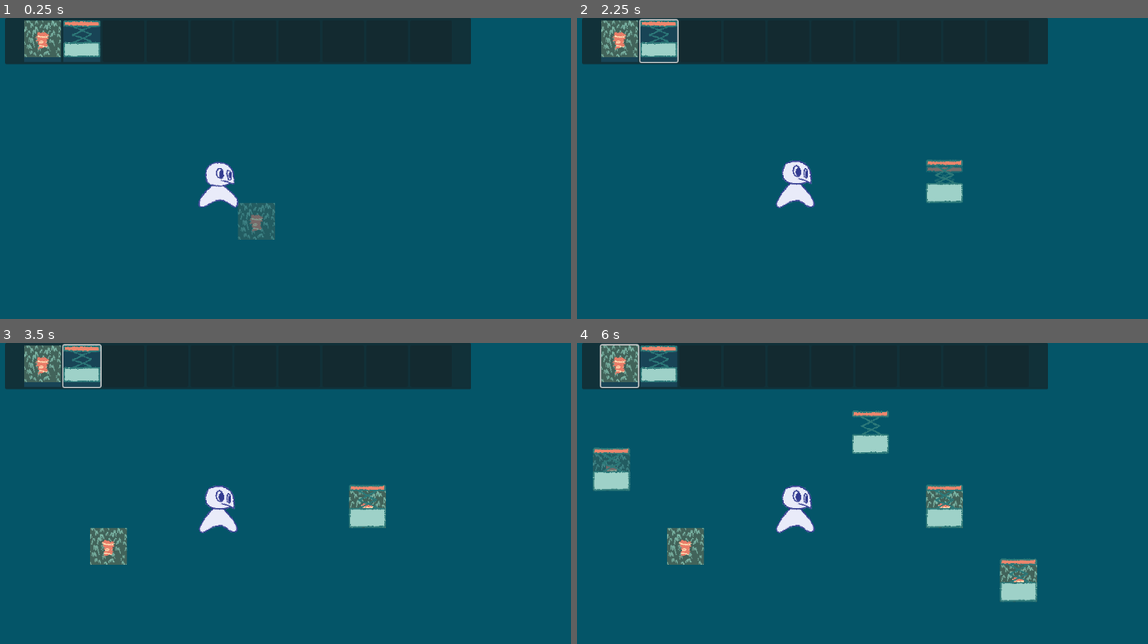
Above: before the commit, frames 1-4 (two rows, left to right).
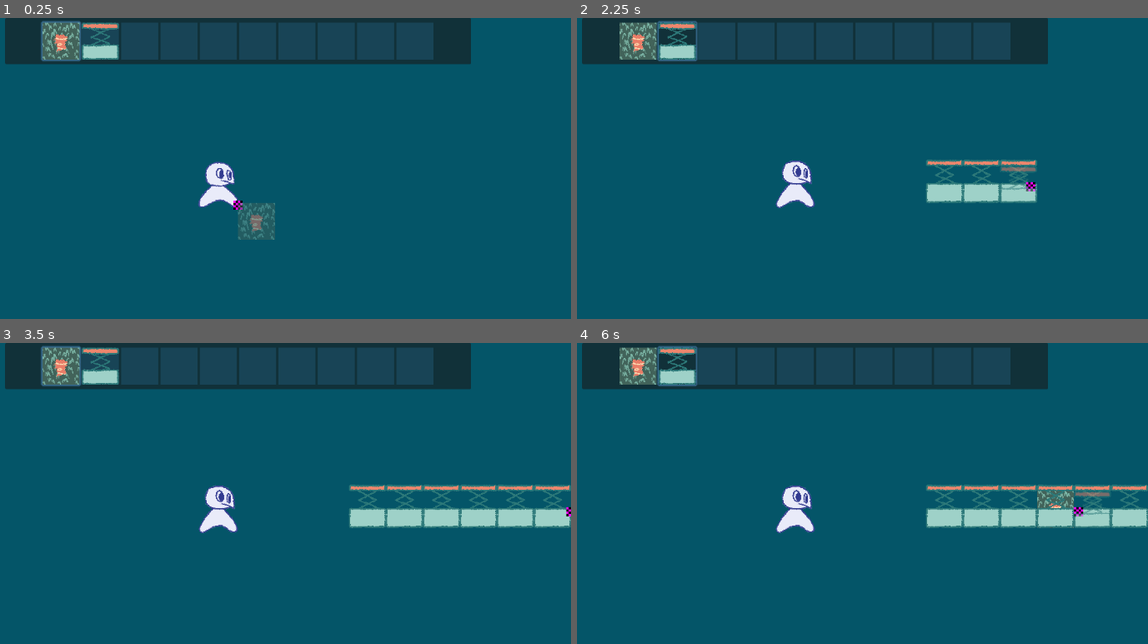
Above: after the commit, the same moments.

Repository: Nelbaiady/level-designer-project
Game: Godot game, scene res://Scenes/editor.tscn
Two runs of this game, one before a commit and one after it. Both use one fixed random seed, a clock stepped at 60 frames per second and the inputs below.
Inputs (mouse positions are in pixels of both pictures, inside the frame that each line leads up to; where the layout moved, square brackets give the same spot in the first picture):
- Up to frame 1 (0.25 s): no input
- Up to frame 2 (2.25 s): click (639, 42) [616, 42] at 0.5 s; click (679, 42) [656, 42] at 1.25 s; move the mouse to (959, 186) at 2.02 s; press the mouse at (959, 186) at 2.03 s; hold Right (right) from 2.03 s (still down)
- Up to frame 3 (3.5 s): keep holding Right (right); tap X (jump) at 2.27, 3.02 s; tap Mouse wheel down (scrollDown) at 2.3, 2.85 s; move the mouse to (102, 547) at 2.77 s; release the mouse at (102, 547) at 2.78 s; tap Mouse wheel up (scrollUp) at 3.05 s
- Up to frame 4 (6 s): move the mouse to (879, 448) at 3.52 s; release Right (right) at 3.53 s; hold Left (left) 3.53-4.28 s; hold Mouse wheel up (scrollUp) 3.53-4.28 s; click (879, 448) at 3.8 s; move the mouse to (782, 604) at 4.27 s; hold Right (right) 4.28-5.78 s; tap E (erase) at 4.35 s; tap X (jump) at 4.52, 5.27 s; tap Mouse wheel down (scrollDown) at 4.55, 5.85 s; move the mouse to (1016, 586) at 5.02 s; press the mouse at (1016, 586) at 5.03 s; tap Mouse wheel up (scrollUp) at 5.3 s; move the mouse to (616, 475) at 5.77 s; release the mouse at (616, 475) at 5.78 s; hold Left (left) from 5.78 s (still down)

The runs differ from the first frame. In frame 1, 8.2% of the frame differs, in the area x 4-76%, y 0-64%; in frame 2, 9.6%; in frame 3, 12%; in frame 4, 15%, in the area x 2-100%, y 0-87%.

Commit message:
Controller cursor controls
-polished hotbar theme a bit
-made sure items cannot be placed when the cursor is off-screen
-cursor can now be controlled using controller, with a placeholder cursor sprite

Diff:
--- a/Scenes/UI/UItheme.tres
+++ b/Scenes/UI/UItheme.tres
@@ -1,6 +1,7 @@
-[gd_resource type="Theme" load_steps=3 format=3 uid="uid://crsgo6pa7nv5x"]
+[gd_resource type="Theme" load_steps=4 format=3 uid="uid://crsgo6pa7nv5x"]
 
 [ext_resource type="StyleBox" uid="uid://2d8f8r0eokfr" path="res://Scenes/UI/theme/hotbarButton.tres" id="1_ten13"]
+[ext_resource type="StyleBox" uid="uid://b18enm6ojxqlp" path="res://Scenes/UI/theme/hotbarButton/pressedHotbarButton.tres" id="2_1unef"]
 
 [sub_resource type="FontVariation" id="FontVariation_1unef"]
 spacing_bottom = -12
@@ -10,3 +11,9 @@
 Button/fonts/font = SubResource("FontVariation_1unef")
 Button/styles/normal = ExtResource("1_ten13")
 hotbarButton/base_type = &"Button"
+hotbarButton/styles/disabled = ExtResource("1_ten13")
+hotbarButton/styles/focus = ExtResource("1_ten13")
+hotbarButton/styles/hover = ExtResource("1_ten13")
+hotbarButton/styles/hover_pressed = ExtResource("2_1unef")
+hotbarButton/styles/normal = ExtResource("1_ten13")
+hotbarButton/styles/pressed = ExtResource("2_1unef")
--- a/Scenes/UI/hotbar.tscn
+++ b/Scenes/UI/hotbar.tscn
@@ -1,6 +1,7 @@
-[gd_scene load_steps=4 format=3 uid="uid://dgdnl8mwnjivp"]
+[gd_scene load_steps=5 format=3 uid="uid://dgdnl8mwnjivp"]
 
 [ext_resource type="Theme" uid="uid://crsgo6pa7nv5x" path="res://Scenes/UI/UItheme.tres" id="1_26udg"]
+[ext_resource type="Texture2D" uid="uid://b8e50snng4jjw" path="res://Scenes/Items/Terrain/grass/grassIcon.png" id="2_26udg"]
 [ext_resource type="Script" uid="uid://bre0ft12l6is3" path="res://Scenes/UI/hotbarButton.gd" id="2_sk345"]
 [ext_resource type="Texture2D" uid="uid://de1p8l0t4qll7" path="res://Scenes/UI/emptyIcon.png" id="4_26udg"]
 
@@ -39,18 +40,21 @@
 
 [node name="Button" type="Button" parent="Panel/HBoxContainer"]
 layout_mode = 2
+focus_mode = 0
 theme = ExtResource("1_26udg")
-theme_type_variation = &"InventoryButton"
-icon = ExtResource("4_26udg")
-autowrap_mode = 2
+theme_type_variation = &"hotbarButton"
+toggle_mode = true
+icon = ExtResource("2_26udg")
 icon_alignment = 1
 vertical_icon_alignment = 0
 script = ExtResource("2_sk345")
 
 [node name="Button2" type="Button" parent="Panel/HBoxContainer"]
 layout_mode = 2
+focus_mode = 0
 theme = ExtResource("1_26udg")
-theme_type_variation = &"InventoryButton"
+theme_type_variation = &"hotbarButton"
+toggle_mode = true
 icon = ExtResource("4_26udg")
 autowrap_mode = 2
 icon_alignment = 1
@@ -60,8 +64,10 @@
 
 [node name="Button3" type="Button" parent="Panel/HBoxContainer"]
 layout_mode = 2
+focus_mode = 0
 theme = ExtResource("1_26udg")
-theme_type_variation = &"InventoryButton"
+theme_type_variation = &"hotbarButton"
+toggle_mode = true
 icon = ExtResource("4_26udg")
 autowrap_mode = 2
 icon_alignment = 1
@@ -71,8 +77,10 @@
 
 [node name="Button4" type="Button" parent="Panel/HBoxContainer"]
 layout_mode = 2
+focus_mode = 0
 theme = ExtResource("1_26udg")
-theme_type_variation = &"InventoryButton"
+theme_type_variation = &"hotbarButton"
+toggle_mode = true
 icon = ExtResource("4_26udg")
 autowrap_mode = 2
 icon_alignment = 1
@@ -82,8 +90,10 @@
 
 [node name="Button5" type="Button" parent="Panel/HBoxContainer"]
 layout_mode = 2
+focus_mode = 0
 theme = ExtResource("1_26udg")
-theme_type_variation = &"InventoryButton"
+theme_type_variation = &"hotbarButton"
+toggle_mode = true
 icon = ExtResource("4_26udg")
 autowrap_mode = 2
 icon_alignment = 1
@@ -93,8 +103,10 @@
 
 [node name="Button6" type="Button" parent="Panel/HBoxContainer"]
 layout_mode = 2
+focus_mode = 0
 theme = ExtResource("1_26udg")
-theme_type_variation = &"InventoryButton"
+theme_type_variation = &"hotbarButton"
+toggle_mode = true
 icon = ExtResource("4_26udg")
 autowrap_mode = 2
 icon_alignment = 1
@@ -104,8 +116,10 @@
 
 [node name="Button7" type="Button" parent="Panel/HBoxContainer"]
 layout_mode = 2
+focus_mode = 0
 theme = ExtResource("1_26udg")
-theme_type_variation = &"InventoryButton"
+theme_type_variation = &"hotbarButton"
+toggle_mode = true
 icon = ExtResource("4_26udg")
 autowrap_mode = 2
 icon_alignment = 1
@@ -115,8 +129,10 @@
 
 [node name="Button8" type="Button" parent="Panel/HBoxContainer"]
 layout_mode = 2
+focus_mode = 0
 theme = ExtResource("1_26udg")
-theme_type_variation = &"InventoryButton"
+theme_type_variation = &"hotbarButton"
+toggle_mode = true
 icon = ExtResource("4_26udg")
 autowrap_mode = 2
 icon_alignment = 1
@@ -126,8 +142,10 @@
 
 [node name="Button9" type="Button" parent="Panel/HBoxContainer"]
 layout_mode = 2
+focus_mode = 0
 theme = ExtResource("1_26udg")
-theme_type_variation = &"InventoryButton"
+theme_type_variation = &"hotbarButton"
+toggle_mode = true
 icon = ExtResource("4_26udg")
 autowrap_mode = 2
 icon_alignment = 1
@@ -137,8 +155,10 @@
 
 [node name="Button10" type="Button" parent="Panel/HBoxContainer"]
 layout_mode = 2
+focus_mode = 0
 theme = ExtResource("1_26udg")
-theme_type_variation = &"InventoryButton"
+theme_type_variation = &"hotbarButton"
+toggle_mode = true
 icon = ExtResource("4_26udg")
 autowrap_mode = 2
 icon_alignment = 1
--- a/Scenes/UI/hotbarButton.gd
+++ b/Scenes/UI/hotbarButton.gd
@@ -7,20 +7,26 @@
 	globalEditor.updateHotbar.connect(updateButton)
 	globalEditor.updateHotbarSelection.connect(updateSelected)
 	globalEditor.updateHotbarUI()
+	updateSelected(globalEditor.hotbarIndex)
 
 func updateButton(hotbarIndex:int, item:Item):
 	if hotbarIndex == index:
 		if item:
 			icon = item.texture
 			disabled = false
-			focus_mode = Control.FOCUS_ALL
+			#focus_mode = Control.FOCUS_ALL
+			#button_pressed = true
 		else:
 			icon = emptyIcon
 			disabled = true
-			focus_mode = Control.FOCUS_NONE
+			#focus_mode = Control.FOCUS_NONE
+			button_pressed = false
 
 func updateSelected(hotbarIndex:int):
 	if hotbarIndex == index:
-		grab_focus()
+		#grab_focus()
+		button_pressed = true
+	else:
+		button_pressed = false
 func _pressed() -> void:
 	globalEditor.setHotbarIndex(index)
--- /dev/null
+++ b/Scenes/UI/theme/hotbarButton/pressedHotbarButton.tres
@@ -0,0 +1,6 @@
+[gd_resource type="StyleBoxFlat" format=3 uid="uid://b18enm6ojxqlp"]
+
+[resource]
+draw_center = false
+shadow_color = Color(0.39086172, 0.688511, 0.95175344, 0.6)
+shadow_size = 4
--- a/Scenes/camera_2d.gd
+++ b/Scenes/camera_2d.gd
@@ -15,45 +15,11 @@
 func _ready() -> void:
 	globalEditor.connect("resetStage",resetCamera)
 
-#func _input(event: InputEvent) -> void:
-	#if globalEditor.isEditing:
-		#if event.is_action_pressed("up"):
-			#heldDirName = "up"
-			#holdTimer=0
-			#heldDir = Vector2(0,-tileSize)
-			#transLateCamera(heldDir)
-		#if event.is_action_pressed("down"):
-			#heldDirName = "down"
-			#holdTimer=0
-			#heldDir = Vector2(0,tileSize)
-			#transLateCamera(heldDir)
-		#if event.is_action_pressed("left"):
-			#heldDirName = "left"
-			#holdTimer=0
-			#heldDir = Vector2(-tileSize,0)
-			#transLateCamera(heldDir)
-		#if event.is_action_pressed("right"):
-			#heldDirName = "right"
-			#holdTimer=0
-			#heldDir = Vector2(tileSize,0)
-			#transLateCamera(heldDir)
-
 func resetCamera():
 	position = Vector2(576,324)
 
-func _physics_process(delta: float) -> void:
+func _physics_process(_delta: float) -> void:
 	transLateCamera(Input.get_vector("rLeft","rRight","rUp","rDown")*25)
-	#if heldDirName != "":
-		#holdTimer+=delta
-		#if holdTimer>=holdThreshold:
-			#if holdTimer >= nextHoldStepTarget:
-				#nextHoldStepTarget += holdStepThreshold
-				#transLateCamera(heldDir)
-		#if Input.is_action_just_released(heldDirName):
-			#holdTimer = 0
-			#heldDirName = ""
-			#heldDir = Vector2.ZERO
-			#nextHoldStepTarget = holdThreshold
 
 	if !globalEditor.isEditing:
 		position = player.position
--- a/Scenes/cursor.gd
+++ b/Scenes/cursor.gd
@@ -1,7 +1,40 @@
 extends Node2D
 
+var cursorMoveVector:Vector2
+var mousePosition:Vector2
+@export var cursorMoveSpeed: int = 10
+var cursorOnScreen: bool = false
+var prioritizeController:bool = false
+
+@onready var itemIcon: TextureRect = $"../../cursorItemIcon"
+
+#func _ready() -> void:
+	#mousePosition = get_viewport().get_mouse_position()
+	#position = get_viewport().get_mouse_position()
 #func _input(event: InputEvent) -> void:
 	#if event is InputEventMouseMotion:
 		#position = get_global_mouse_position()
-func _process(delta: float) -> void:
-	position = get_global_mouse_position()
+func _process(_delta: float) -> void:
+
+	if get_viewport().get_mouse_position() != mousePosition and !prioritizeController:
+		#print(get_viewport().get_mouse_position(), "    ", mousePosition)
+		position = get_global_mouse_position()
+		mousePosition = get_viewport().get_mouse_position()
+	else:
+		cursorMoveVector = Vector2(Input.get_axis("left","right"),Input.get_axis("up","down"))
+		#check if you went out of bounds on either axis
+		position += cursorMoveVector * cursorMoveSpeed
+		if cursorMoveVector:
+			prioritizeController = true
+		if prioritizeController:
+			position.x = clamp(position.x, get_viewport().get_camera_2d().global_position.x - get_viewport_rect().size.x / 2,get_viewport().get_camera_2d().global_position.x + get_viewport_rect().size.x / 2)
+			position.y = clamp(position.y, get_viewport().get_camera_2d().global_position.y - get_viewport_rect().size.y / 2,get_viewport().get_camera_2d().global_position.y + get_viewport_rect().size.y / 2)
+			cursorOnScreen = true
+
+
+func _notification(event):
+	if event == NOTIFICATION_WM_MOUSE_ENTER:
+		cursorOnScreen = true
+		prioritizeController = false
+	elif event == NOTIFICATION_WM_MOUSE_EXIT:
+		cursorOnScreen = false
--- a/Scenes/editor.gd
+++ b/Scenes/editor.gd
@@ -2,7 +2,7 @@
 
 @onready var level: Node2D = $"../Level"
 @onready var tileMap: TileMapLayer = $"../Level/TileMapLayer"
-@onready var cursor: Node2D = $Cursor
+@onready var cursor: Node2D = $"../Cursor"
 @onready var cursorItemIcon: TextureRect = $"../cursorItemIcon"
 
 
@@ -21,9 +21,7 @@
 	setSelectedItem(selectedItem)
 	globalEditor.setItem.connect(setSelectedItem)
 
-func _physics_process(delta: float) -> void:
-	if delta: #just to get rid of the annoying warning for now
-		pass
+func _physics_process(_delta: float) -> void:
 	if !globalEditor.popupIsOpen:
 		if globalEditor.isEditing:
 			previousCursorCellCoords = cursorCellCoords
@@ -34,7 +32,7 @@
 			#place an object
 			if Input.is_action_just_released("mouseClickLeft"):
 				placeButtonIsHeld = false
-			if placeButtonIsHeld:
+			if placeButtonIsHeld and cursor.cursorOnScreen:
 				placeItem()
 			#if Input.is_action_just_pressed("mouseClickLeft") or (Input.is_action_pressed("mouseClickLeft") and cursorCellCoords!=previousCursorCellCoords):
 				#placeItem()
@@ -96,7 +94,7 @@
 
 
 func _unhandled_input(event: InputEvent) -> void:
-	if event.is_action("mouseClickLeft"):
+	if event.is_action("mouseClickLeft") and cursor.cursorOnScreen:
 		placeItem()
 		placeButtonIsHeld = true
 
--- a/Scenes/editor.tscn
+++ b/Scenes/editor.tscn
@@ -431,20 +431,23 @@
 position_smoothing_speed = 20.0
 script = ExtResource("1_8howc")
 
+[node name="Cursor" type="Marker2D" parent="."]
+z_index = 1
+script = ExtResource("3_eo2o7")
+
+[node name="TextureRect" type="TextureRect" parent="Cursor"]
+offset_left = -8.0
+offset_top = -8.0
+offset_right = 8.0
+offset_bottom = 8.0
+texture = SubResource("PlaceholderTexture2D_eo2o7")
+
 [node name="Editor" type="Node2D" parent="."]
 script = ExtResource("1_eyy8u")
 
-[node name="Cursor" type="Node2D" parent="Editor"]
-script = ExtResource("3_eo2o7")
-
-[node name="TextureRect" type="TextureRect" parent="Editor/Cursor"]
-visible = false
-offset_right = 40.0
-offset_bottom = 40.0
-texture = SubResource("PlaceholderTexture2D_eo2o7")
-
 [node name="cursorItemIcon" type="TextureRect" parent="."]
 self_modulate = Color(1, 1, 1, 0.5019608)
+z_index = 1
 anchors_preset = 8
 anchor_left = 0.5
 anchor_top = 0.5
--- a/Scenes/global_editor.gd
+++ b/Scenes/global_editor.gd
@@ -49,9 +49,9 @@
 			setHotbarIndex(10 if i==0 else i-1)
 
 	if event.is_action_pressed("scrollUp"):
+		setHotbarIndex(posmod(hotbarIndex-1, len(hotbar)))
+	if event.is_action_pressed("scrollDown"):
 		setHotbarIndex(posmod(hotbarIndex+1, len(hotbar)))
-	if event.is_action_pressed("scrollDown"):
-		setHotbarIndex(posmod(hotbarIndex-1, len(hotbar)))
 
 func setHotbarIndex(newIndex):
 	if newIndex < len(hotbar) and hotbar[newIndex]:
--- a/project.godot
+++ b/project.godot
@@ -60,6 +60,7 @@
 erase={
 "deadzone": 0.2,
 "events": [Object(InputEventKey,"resource_local_to_scene":false,"resource_name":"","device":-1,"window_id":0,"alt_press …(192 unchanged characters)…
+, Object(InputEventJoypadButton,"resource_local_to_scene":false,"resource_name":"","device":-1,"button_index":9,"pressure":0.0,"pressed":true,"script":null)
 ]
 }
 toggleEditing={
@@ -172,7 +173,7 @@
 rLeft={
 "deadzone": 0.2,
 "events": [Object(InputEventKey,"resource_local_to_scene":false,"resource_name":"","device":-1,"window_id":0,"alt_press …(191 unchanged characters)…
-, Object(InputEventJoypadMotion,"resource_local_to_scene":false,"resource_name":"","device":-1,"axis":0,"axis_value":-1.0,"script":null)
+, Object(InputEventJoypadMotion,"resource_local_to_scene":false,"resource_name":"","device":-1,"axis":2,"axis_value":-1.0,"script":null)
 ]
 }
 rRight={
Not shown: 1 places in Scenes/editor.tscn that only renumber resources
